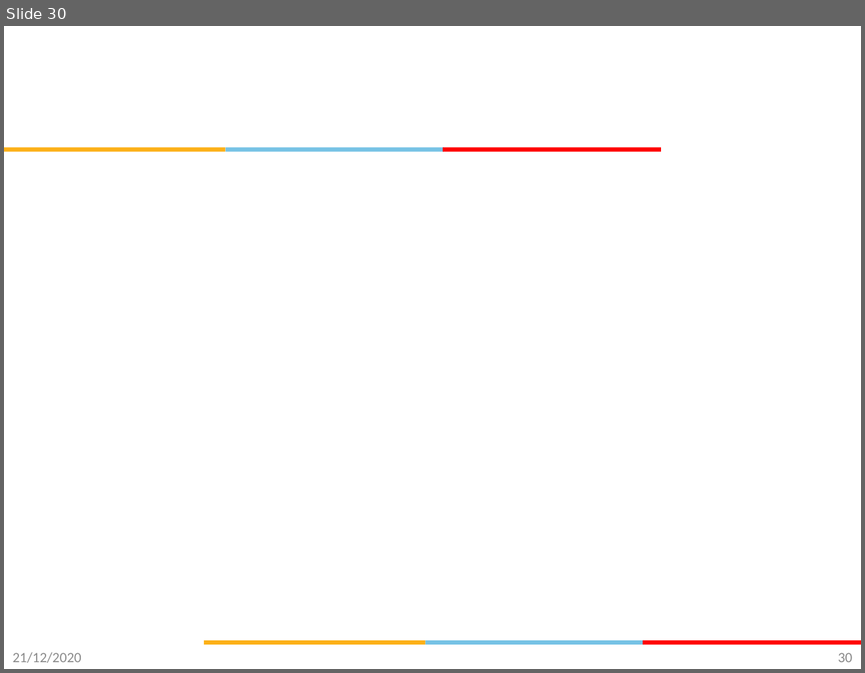
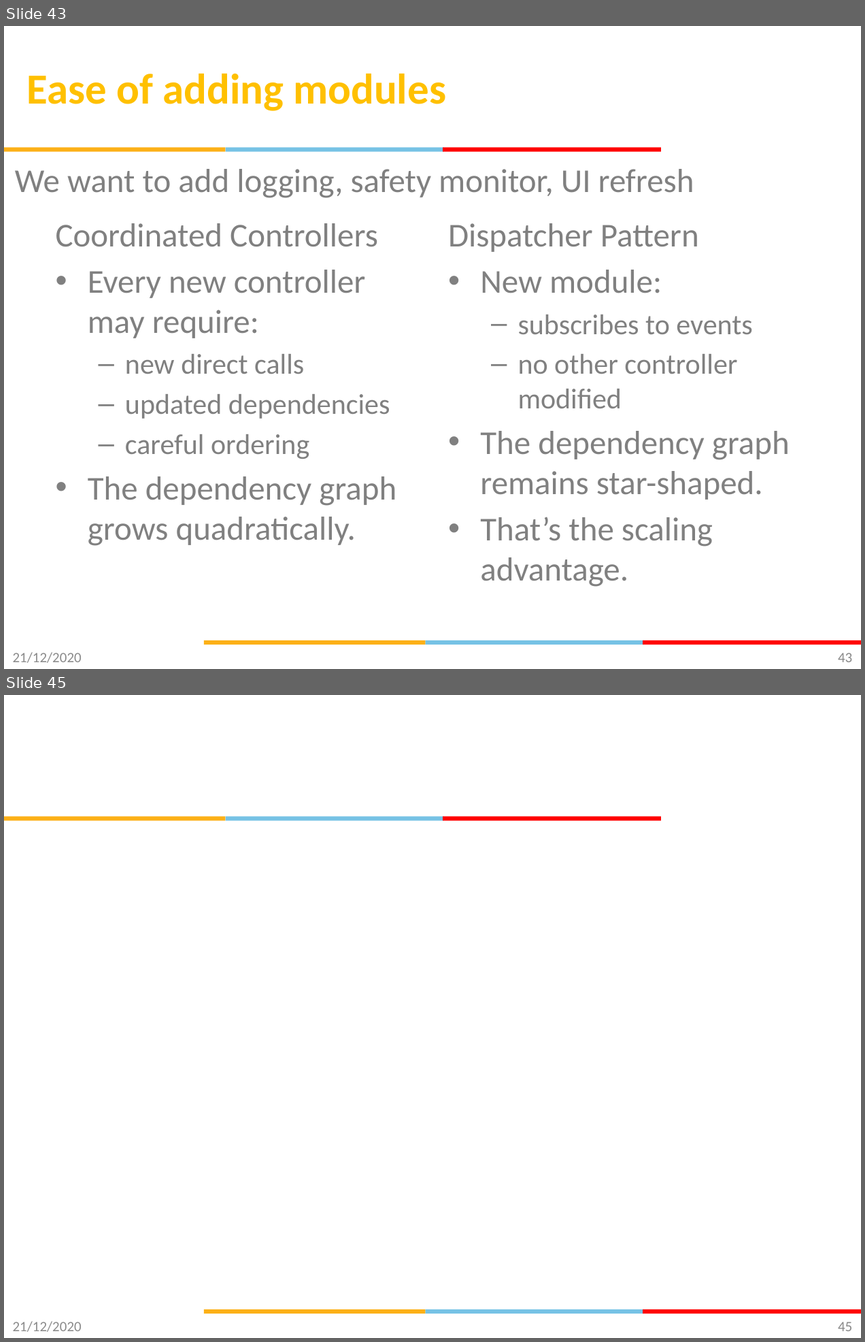
Before and after one commit to gsaurabhr-teaching/csg523-material, a slide deck: Lec-13-16-firmware-architecture.pptx. Shown one above the other, each under a label of ours: slide 30 before the commit, slides 43 and 45 after it; the slides between them are not shown. The pictures are 865x673 and 865x1342 pixels, drawn with LibreOffice and Linux fonts; fonts in the diff are those of the drawing; background and template pictures are left out. Boxes give left, top, right and bottom in pixels: in the first picture for what was removed or moved away, otherwise in the second. Text is boxed around its words. In the diff, an @@ line names an element or a change of style, - is before the commit and + after.

```diff
--- a/Lec-13-16-firmware-architecture.pptx
+++ b/Lec-13-16-firmware-architecture.pptx
@@ slide 43 added at (x1=4, y1=26, x2=861, y2=669), background #FFFFFF; not listed: 6 template elements that a slide beside it also shows @@
@@ title added at (x1=27, y1=73, x2=446, y2=111), 36 pt, text #FFC000, bold @@
+Ease of adding modules
@@ text added at (x1=15, y1=169, x2=694, y2=198), 28 pt, text #808080 @@
+We want to add logging, safety monitor, UI refresh
@@ text added at (x1=56, y1=223, x2=396, y2=546), 28 pt, text #808080 @@
+Coordinated Controllers
+• Every new controller may require:
+  – new direct calls
+  – updated dependencies
+  – careful ordering
+• The dependency graph grows quadratically.
@@ text added at (x1=448, y1=223, x2=789, y2=586), 28 pt, text #808080 @@
+Dispatcher Pattern
+• New module:
+  – subscribes to events
+  – no other controller modified
+• The dependency graph remains star-shaped.
+• That’s the scaling advantage.
@@ text added at (x1=13, y1=652, x2=82, y2=662), 12 pt, text #8C8C8C @@
+21/12/2020
@@ page number added at (x1=838, y1=652, x2=852, y2=662), 12 pt, text #898989 @@
+43
@@ what was slide 30 is now slide 45 @@
@@ page number at (x1=838, y1=1321, x2=852, y2=1331): text changed @@
-30
+45
```
Also in this commit, not shown: 2 slides changed, 12 other slides added, 8 slides removed.
